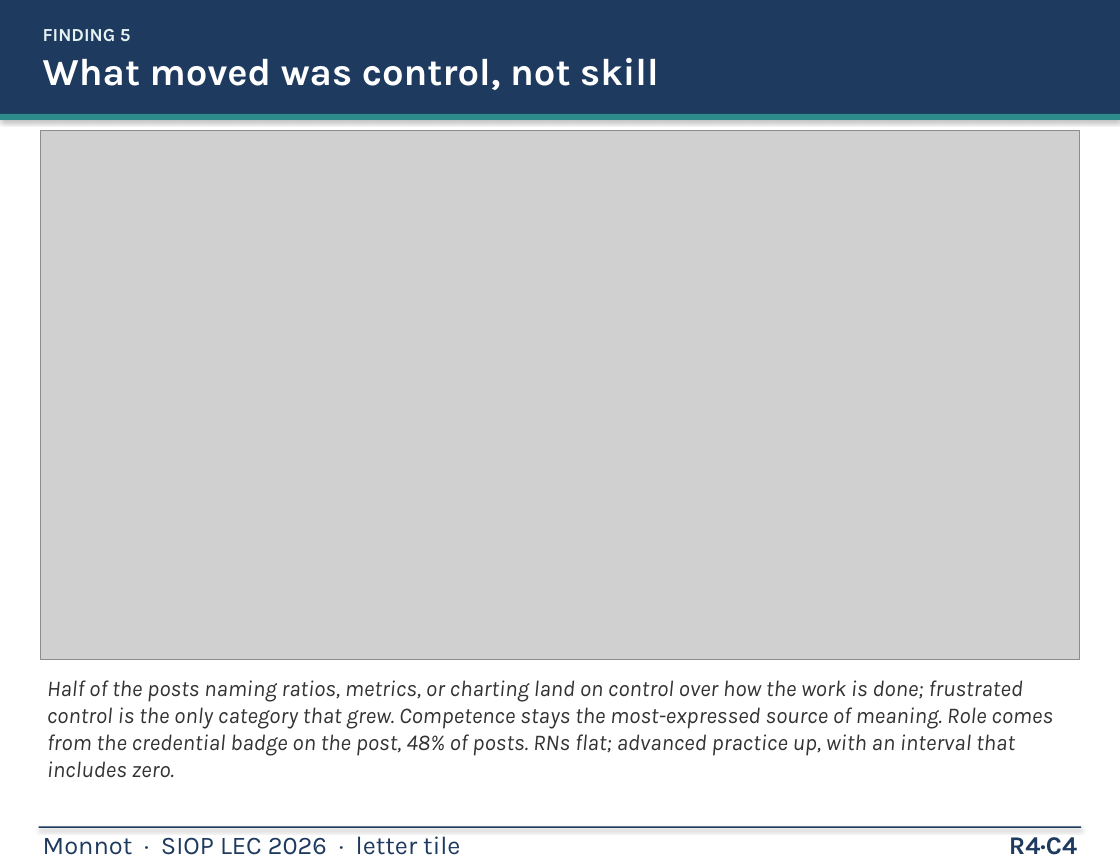
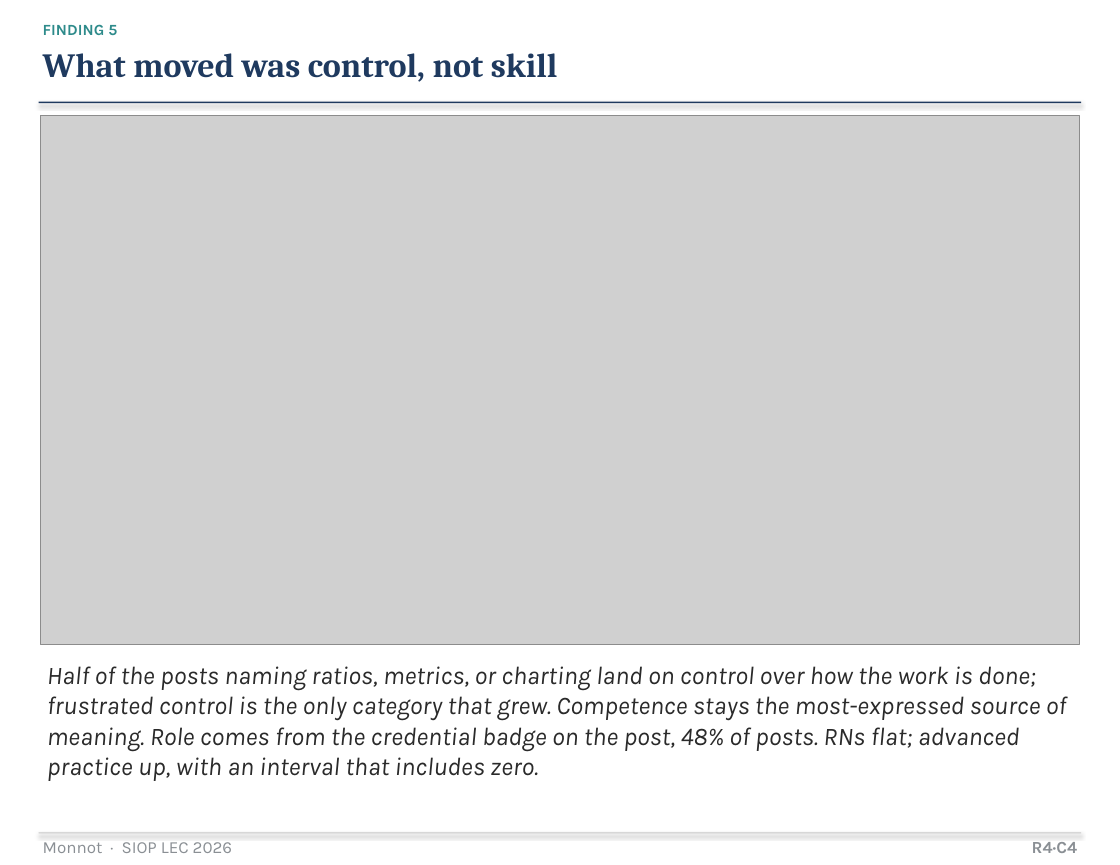
Before and after one commit to mjmonnot/mjmonnot.github.io, a slide deck: slide 16 of lec-2026/assets/Monnot_Poster_v5.pptx. Drawn at 1120x865 pixels with LibreOffice and Linux fonts; fonts in the diff are those of the drawing; grey boxes stand for pictures. Boxes give left, top, right and bottom in pixels: in the first picture for what was removed or moved away, otherwise in the second. Text is boxed around its words. In the diff, an @@ line names an element or a change of style, - is before the commit and + after.

```diff
--- a/lec-2026/assets/Monnot_Poster_v5.pptx
+++ b/lec-2026/assets/Monnot_Poster_v5.pptx
@@ text "FINDING 5" at (43, 24, 558, 82): size 13 to 11 pt, text colour #E4F2F2 to #2E8B8B in "FINDING 5"; size 27 to 24 pt, font Karla to Cambria, text colour #FFFFFF to #1F3A5F in "What moved was control, not skill"; line spacing 1 to 1.05 @@
@@ rectangle removed at (0, 114, 1120, 120) @@
@@ rectangle: place and size @@
-rectangle at (0, 0, 1120, 114)
+rectangle at (39, 102, 1081, 103)
@@ picture: place and size @@
-picture at (41, 130, 1079, 660)
+picture at (41, 115, 1079, 645)
@@ text "Half of the posts naming ...": place and size @@
-text "Half of the posts naming ..." at (47, 680, 1053, 778)
+text "Half of the posts naming ..." at (47, 666, 1066, 781)
@@ text "Half of the posts naming ..." at (47, 666, 1066, 781): size 16 to 18 pt, text colour #333333 to #2A2A2A @@
@@ rectangle: place and size @@
-rectangle at (39, 827, 1081, 828)
+rectangle at (39, 833, 1081, 834)
@@ rectangle at (39, 833, 1081, 834): fill #1F3A5F to #C8C8C8 @@
@@ text "R4·C4" at (1032, 842, 1077, 853): size 18 to 12 pt, text colour #1F3A5F to #8A8F94 @@
@@ text at (43, 842, 232, 853): text changed; size 18 to 12 pt; text colour #1F3A5F to #8A8F94 @@
-Monnot · SIOP LEC 2026 · letter tile
+Monnot · SIOP LEC 2026
```
Also in this commit, not shown: 17 other slides changed, 5 other files.
